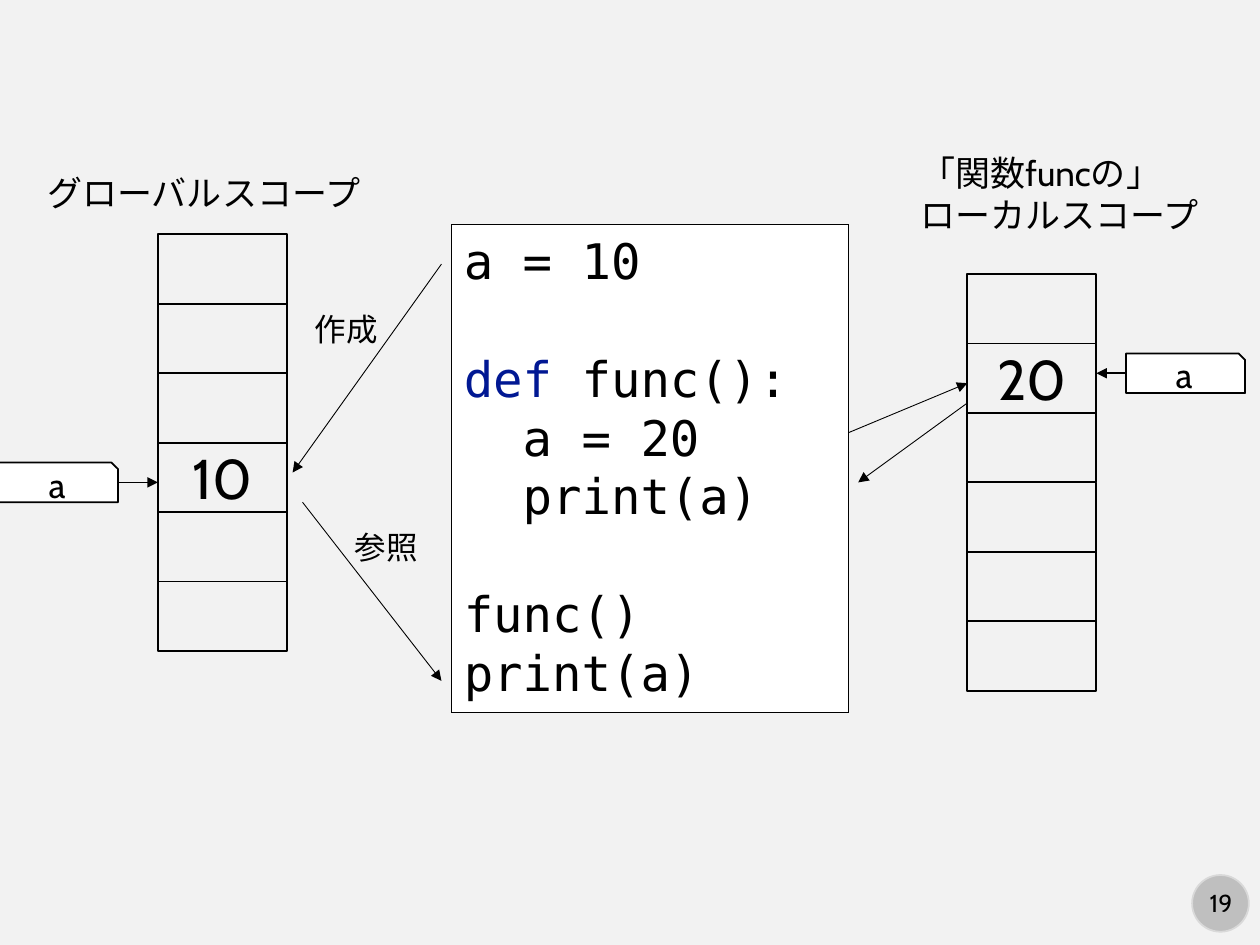
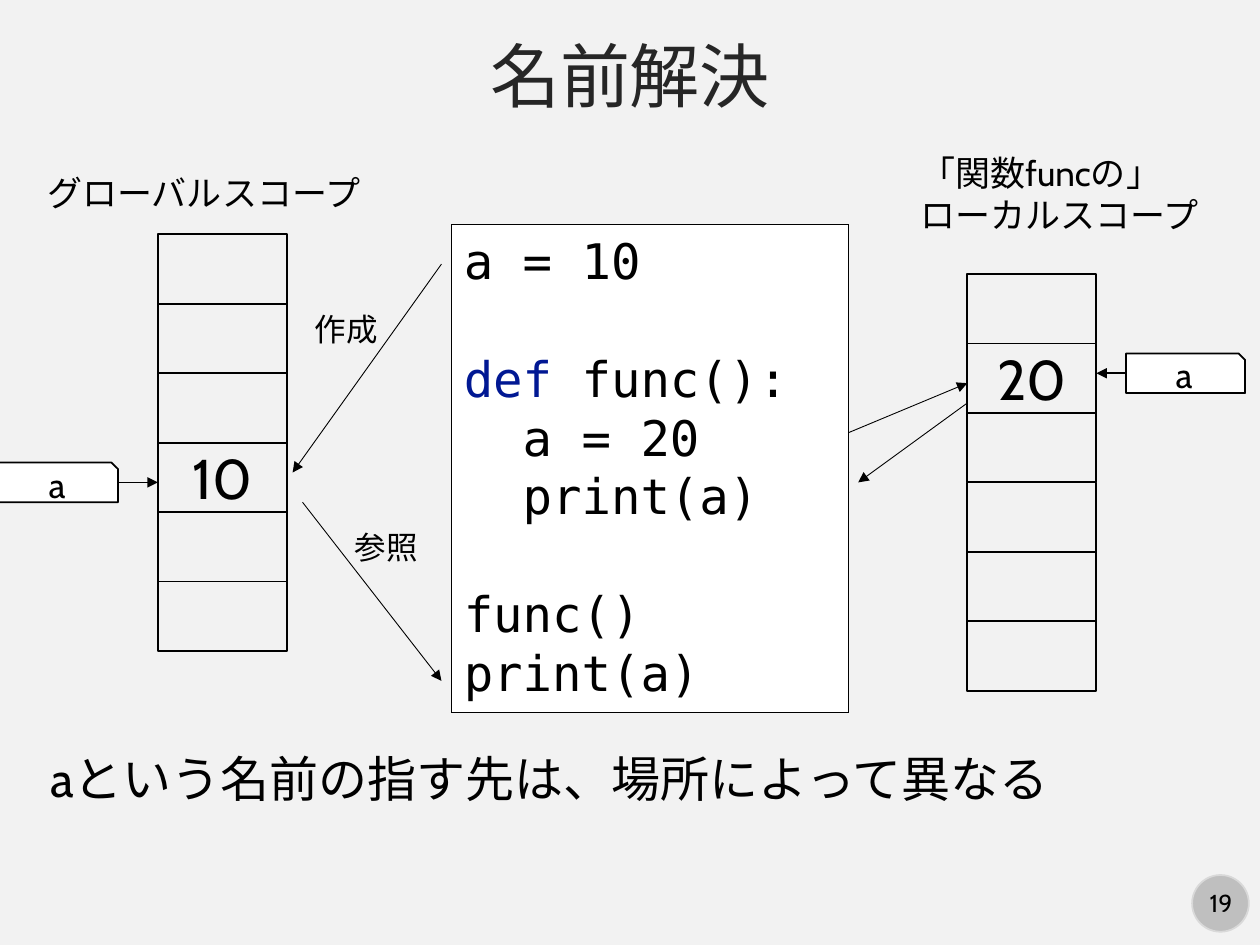
Before and after one commit to kaityo256/python_zero, a slide deck: slide 19 of scope/fig/slide.pptx. Drawn at 1260x945 pixels with LibreOffice and Linux fonts; fonts in the diff are those of the drawing. Boxes give left, top, right and bottom in pixels: in the first picture for what was removed or moved away, otherwise in the second. Text is boxed around its words. In the diff, an @@ line names an element or a change of style, - is before the commit and + after.

```diff
--- a/scope/fig/slide.pptx
+++ b/scope/fig/slide.pptx
@@ text added at [490, 43, 770, 108], 40 pt, text #262626 @@
+名前解決
@@ text added at [50, 756, 1048, 801], 28 pt, text #000000 @@
+aという名前の指す先は、場所によって異なる
```
Also in this commit, not shown: 6 other slides changed, 1 slide added, 1 other file.
